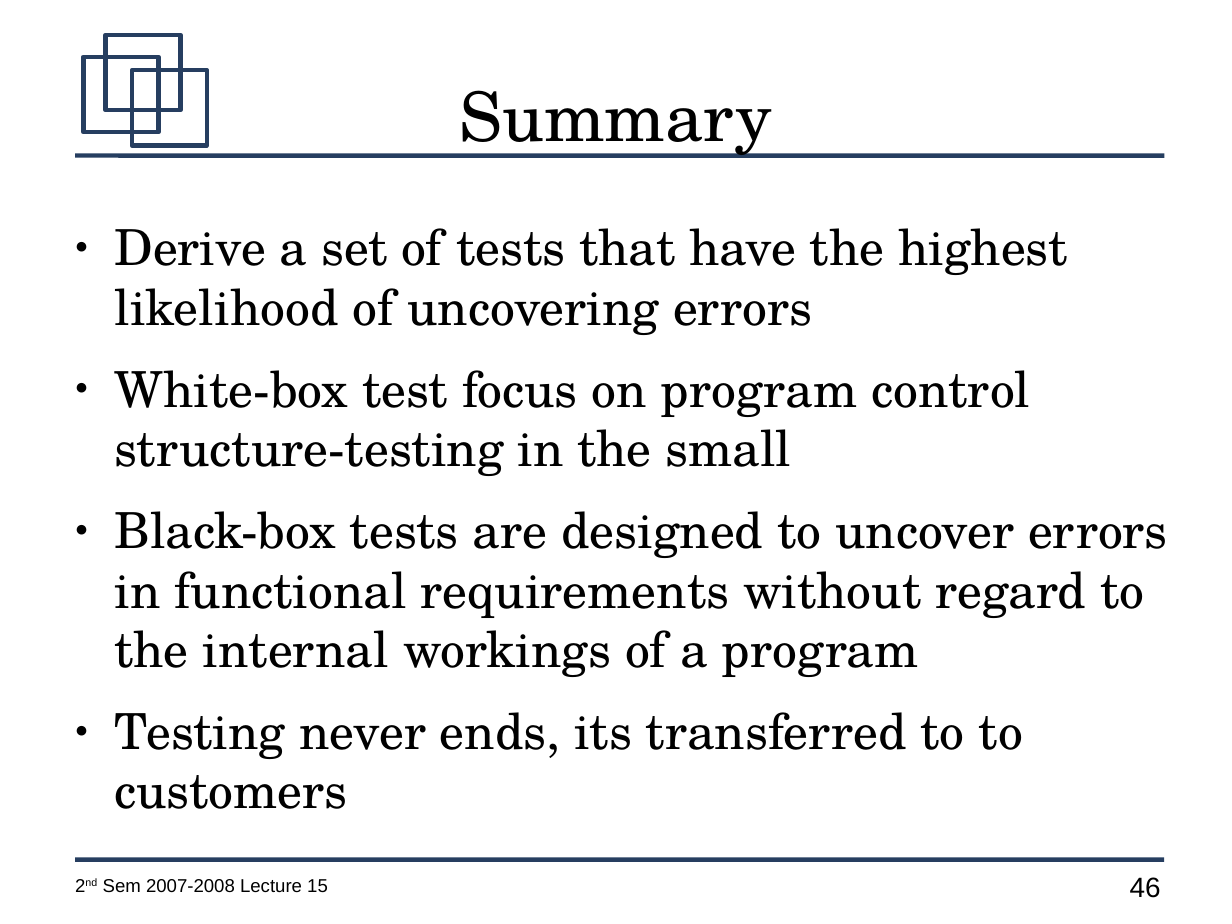
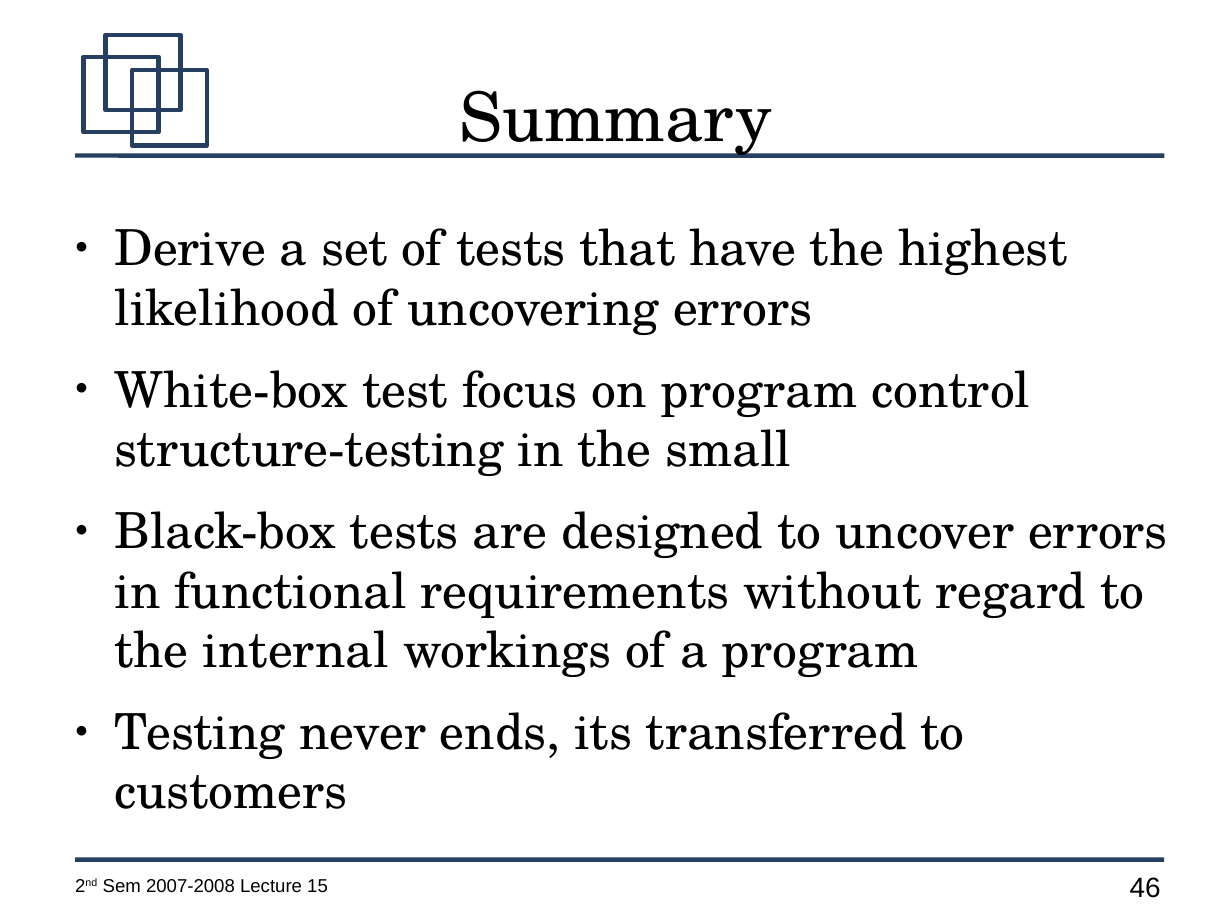
Before and after one commit to jachermocilla/jach-homepage, a slide deck: slide 46 of CMSC128-2nd-Sem-2007-L15.odp. Drawn at 1232x924 pixels with LibreOffice and Linux fonts; fonts in the diff are those of the drawing. Boxes give left, top, right and bottom in pixels: in the first picture for what was removed or moved away, otherwise in the second. Text is boxed around its words. In the diff, an @@ line names an element or a change of style, - is before the commit and + after.

```diff
--- a/CMSC128-2nd-Sem-2007-L15.odp
+++ b/CMSC128-2nd-Sem-2007-L15.odp
@@ text at (x1=114, y1=712, x2=964, y2=809): text changed @@
-● Testing never ends, its transferred to to customers
+● Testing never ends, its transferred to customers
```
Also in this commit, not shown: 1 other file.
